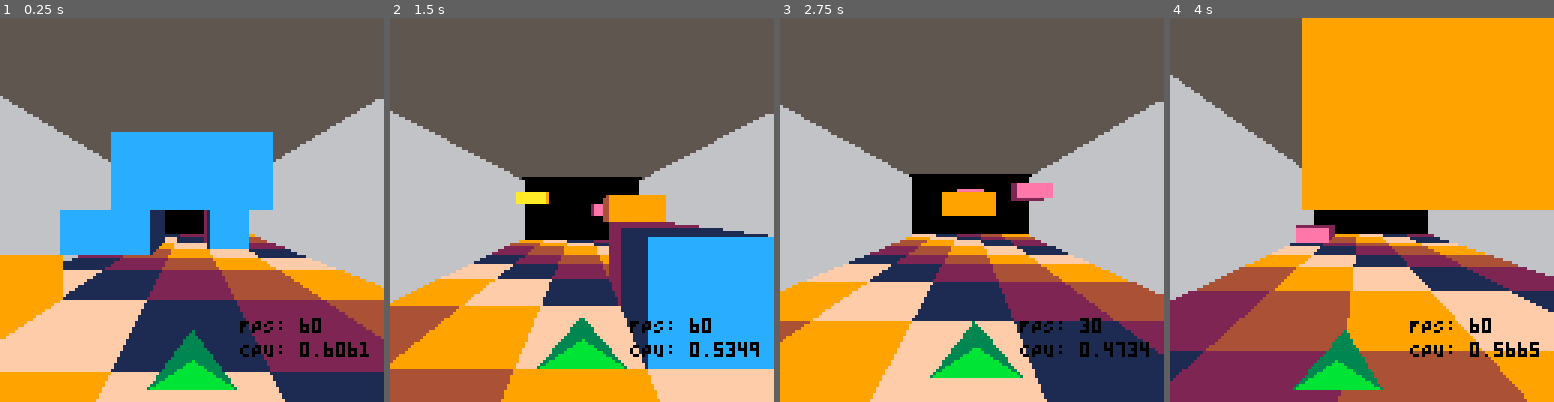
Above: before the commit, frames 1-4 (left to right).
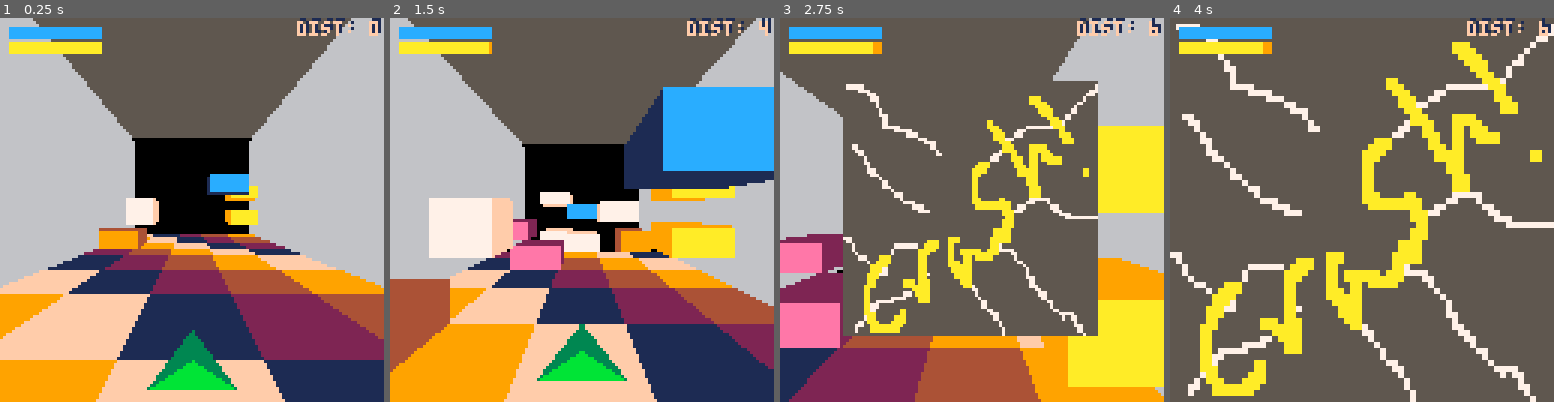
Above: after the commit, the same moments.

Repository: bobgar/pico3d
Game: PICO-8 cartridge 3d.p8
The game is run twice, just before and just after one commit, with the same random seed, the same clock (stepped at 60 frames per second) and the same inputs.
Inputs:
- Up to frame 1 (0.25 s): no input
- Up to frame 2 (1.5 s): tap X (X key) at 0.33, 1.07 s; tap O (Z key) at 0.7 s
- Up to frame 3 (2.75 s): hold Right 1.6-2.1 s; tap O (Z key) at 1.7, 2.1, 2.5 s; tap X (X key) at 1.85 s; hold Up 2.15-2.42 s; hold Right from 2.47 s (still down)
- Up to frame 4 (4 s): tap O (Z key) at 2.9, 3.3, 3.7 s; tap X (X key) at 2.97 s; release Right at 3.03 s; hold Left 3.08-3.58 s; hold Down 3.63-3.97 s

The runs differ from the first frame. In frame 1, 33% of the frame differs, in the area x 0-100%, y 0-93%; in frame 2, 59%; in frame 3, 68%; in frame 4, 93%, in the area x 0-100%, y 0-100%.

Commit message:
More updates.  Added two abilities

Diff:
--- a/3d.lua
+++ b/3d.lua
@@ -1,4 +1,5 @@
 function _init()
+    zoffset = .15
     level = {}
     sidecolors ={1, 2, 4,  9, 15}
     frontcolors = {12, 14, 9,  10, 7}
@@ -9,17 +10,26 @@
     py = 0
     pz = 0
     speed = .1
-    advancespeed = 0.01
+    advancespeed = 0.03
     vx=0
     vy=0
     advance=.05
     damp=.9
     ontheground = true
     gravity = .5
+    floatvelocity = 1
+    --normalgravity = .5
     maxjumps = 2
     curjumps = 2
     jumpheight = -7
-    --outline=true
+    burstvelocity = .05
+    burstmeter = 30
+    maxburstmeter = 30
+    floatmeter = 30
+    maxfloatmeter = 30
+    --frames per tick of recharge
+    rechargespeed = 16
+    curtick = 0
 
     xstep = 256 / (xsize-1)
     ystep = (128 / (ysize-1))
@@ -47,11 +57,11 @@
         add(level,{})
         for y=1,ysize do
             add(level[x], {})
-            for z=1,100 do
+            for z=1,200 do
                 add(level[x][y],{})
                 --level[x][y][z] =  y == ysize or y == (flr(-z/3)%ysize)
 
-                if y == ysize or (rnd() < .05) then
+                if (y == ysize and z<=10) or (z > 5 and rnd() < .1) then
                     level[x][y][z] = (x+z) % #sidecolors +1  --((x+z)%10) +1
                 else
                     level[x][y][z] =  0
@@ -62,6 +72,8 @@
 end
 
 function gameupdate()
+    curtick+=1
+    if curtick > 30000 then curtick = 0 end
     --if btn(⬆️) then vy+= speed  end
     -- if btn(⬇️) then vy-= speed  end
     if btn(➡️) then
@@ -77,30 +89,35 @@
         end
     end
     px = -shipx * .75
-    py = -shipy * .5
-
-    if btnp(⬆️) then advance += advancespeed  end
-    if btnp(⬇️) then advance -= advancespeed  end
-
-    if btnp(❎ ) and curjumps>0 then vy = jumpheight curjumps-=1 end
-
-    -- px+=vx
+    py = -shipy * .65
+
+    --if btnp(⬆️) then advance += advancespeed  end
+    --if btnp(⬇️) then advance -= advancespeed  end
+
+    if btnp(❎) and curjumps>0 then vy = jumpheight curjumps-=1 end
+    if btn(❎) and vy > 0 and floatmeter > 0 then floatmeter-=1 vy = floatvelocity end
+    if btn(🅾️) and burstmeter > 0 then burstmeter -= 1 pz+=advance + burstvelocity vy = 0 end
+
     shipy+=vy
-    -- vx*=damp
     pz+=advance
 
+    if curtick % rechargespeed == 0 then
+        if burstmeter < maxburstmeter then burstmeter +=1 end
+        if floatmeter < maxfloatmeter then floatmeter +=1 end
+    end
+
     checkcollisions()
 end
 
-function checkcollisionwithallpoints(x,y,z)
+function checkcollisionwithallpoints(x,y,z, scale)
     for shippoint in all(playerpoints) do
-        local ix = (shippoint.x + x) / xstep
-        local iy = (shippoint.y-60 + y) / ystep
-        local iz = (shippoint.z-1 + z) / zstep
+        local ix = (shippoint.x*scale + x) / xstep
+        local iy = ((shippoint.y-60)*scale + y) / ystep
+        local iz = ((shippoint.z-1)*scale + z) / zstep
 
         --Make sure we're in bounds.  Not sure whether to count this as true or false, but for now true.
-        if ix<=0 or ix > xsize or iy > ysize or iz<=0 or iz > 100  then return true end
-        if iy<=0  then return false end
+        if ix<=0 or ix > xsize or iy > ysize or iz > 100  then return true end
+        if iz<=0 or iy<=0  then return false end
 
         --printh("ix: " .. ix .. "  iy: " .. iy .. "  iz: " .. iz .. "  cell value: " ..  level[ceil(ix)][ceil(iy)][ceil(iz)])-- .. "  cell  " .. level[ceil(ix)][ceil(ny)][ceil(iz)] )
 
@@ -119,13 +136,15 @@
     local nz = (shipz + pz + advance) / zstep
 
     --printh("ix: " .. ceil(ix) .. "  ny: " .. ceil(ny) .. "  iz: " .. ceil(iz))-- .. "  cell  " .. level[ceil(ix)][ceil(ny)][ceil(iz)] )
+
     --if we're below the bottom of the screen, crash
     if ny >=5 then
+        printh("fall through the ground crash")
         crash()
     -- If there is ground in the next space we'd go to
-    elseif checkcollisionwithallpoints(shipx + xstep * 2.5, (shipy+vy+gravity + ystep * 4), shipz + pz) then
+    elseif checkcollisionwithallpoints(shipx + xstep * 2.5, (shipy+vy+gravity + ystep * 4), shipz + pz + zoffset, 1) then
         -- if we're still going up, were jumping into a block so crash
-        if vy < 0 then crash() return end
+        if vy < -.01 then crash() printh("jump crash") return end
         --Otherwise, we're on ground.  reset max jumps and set y velocity to 0
         vy = 0
         ontheground = true
@@ -136,17 +155,27 @@
         ontheground = false
     end
 
-    --if level[ceil(ix)] and level[ceil(ix)][ceil(iy)] and level[ceil(ix)][ceil(iy)][ceil(nz)] != 0 then
-    if checkcollisionwithallpoints(shipx + xstep * 2.5, shipy + ystep * 4, shipz + pz) then
+
+    if checkcollisionwithallpoints(shipx + xstep * 2.5, shipy + ystep * 4 -3, shipz + pz + zoffset, .8) then
+        printh("collision crash")
         crash()
     end
+
 end
 
 function crash()
-    restartcounter=60
-    _update60 = function() restartcounter-=1 if restartcounter<=0 then _init() end end
+    restartcounter=120
+    _update60 = function()
+         p = (120.0-restartcounter) / 60.0
+        restartcounter-=1 sspr(0, 64,64, 64, max(64 - 64*p, 0),max(64 - 64*p, 0),min(128,128*p),min(128*p,128))
+        if
+            restartcounter <= 0
+        then
+            _init()
+        end
+        drawui()
+    end
     _draw = nil
-    print("YOU CRASHED")
 end
 
 function gamedraw()
@@ -181,14 +210,30 @@
         end
     end
 
-    --right now always draw the player last (may change)
     if iy <= 0 then
         drawplayer()
     end
 
+    drawui()
+end
+
+function drawui()
+
+    drawbar(3,3, floatmeter, maxfloatmeter,  12, 1)
+    drawbar(3,8, burstmeter, maxburstmeter,  10, 9)
+
+    local text = "dist: " .. flr(pz)
+    print(text,128 - #text * 4, 0, 1)
+    print(text,127 - #text * 4, 1, 15)
+
     color(0)
-    print("FPS: " .. stat(7), 80,100)
-    print("CPU: " .. stat(1), 80,108)
+    --print("FPS: " .. stat(7), 80,100)
+    --print("CPU: " .. stat(1), 80,108)
+end
+
+function drawbar(x, y, cur,max,  c1,c2)
+    rectfill(x,y,x+max,y+3,c2)
+    rectfill(x,y,x+cur,y+3,c1)
 end
 
 function drawbox()
@@ -204,14 +249,15 @@
     local px3 = cx / (cz+zstep*zdist) +64
     local px4 = (cx+xstep*xsize) / (cz+zstep*zdist) +64
 
-    local py1 = cy / cz + 64
+    local py1 = (cy-ystep*3) / cz + 64
     local py2 = (cy+ystep*ysize) / cz + 64
-    local py3 = cy / (cz+zstep*zdist) + 64
+    local py3 = (cy-ystep*3) / (cz+zstep*zdist) + 64
     local py4 = (cy+ystep*ysize) / (cz+zstep*zdist) + 64
 
     --qfill_ccw(px2, py1, px4, py3, px3, py3, px1, py1)
     rectfill(0, 0, 128, py3, 5)
-    rectfill(px3, py3, px4, py4, 0)
+    rectfill(0, py3, 128, 128, 0)
+    --rectfill(px3, py3, px4, py4, 0)
 
     color(6)
     qfill_ccw(px2, py1, px4, py3, px4, py4, px2, py2)
Not shown, changed: 64 lines of the sprite sheet (__gfx__) section of 3d.p8
Empty file added: winscreen.lua
